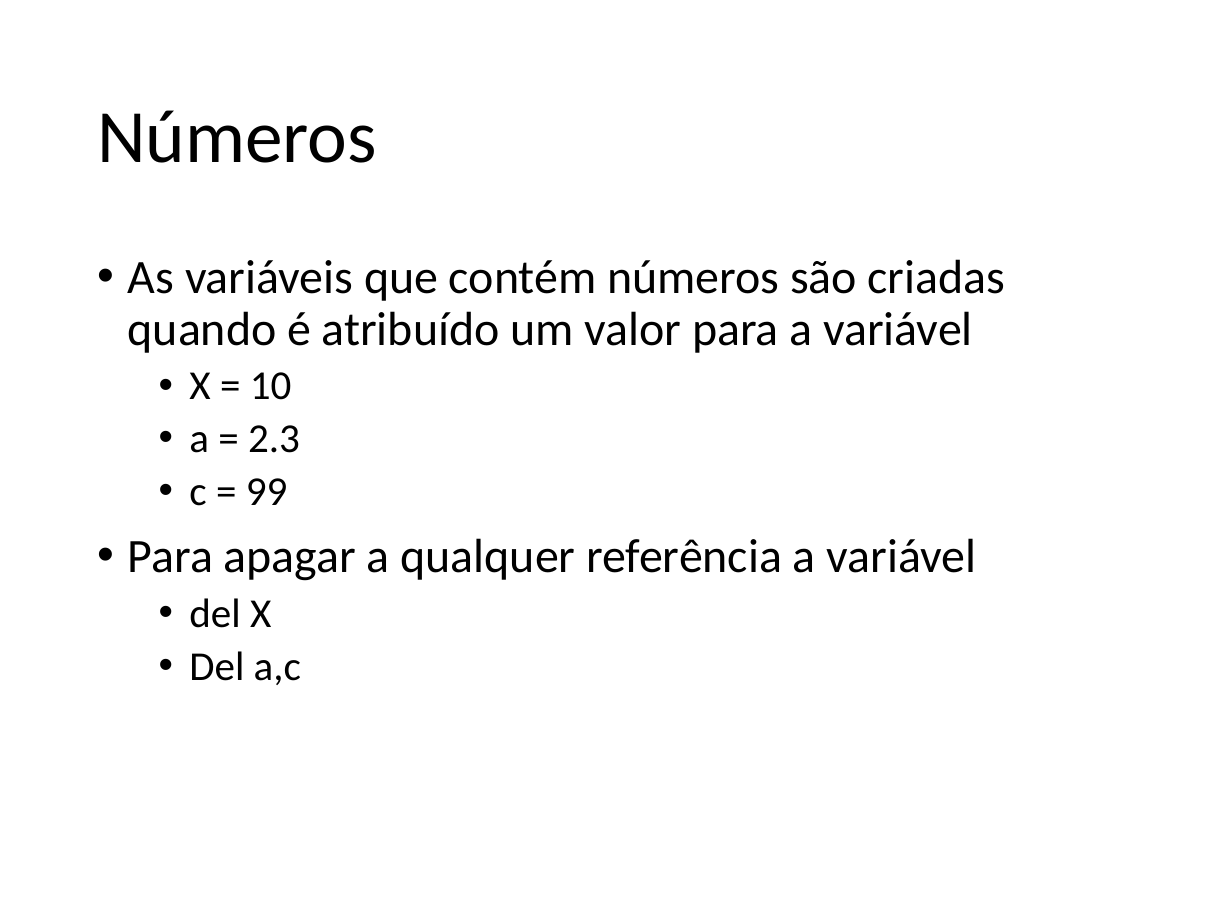
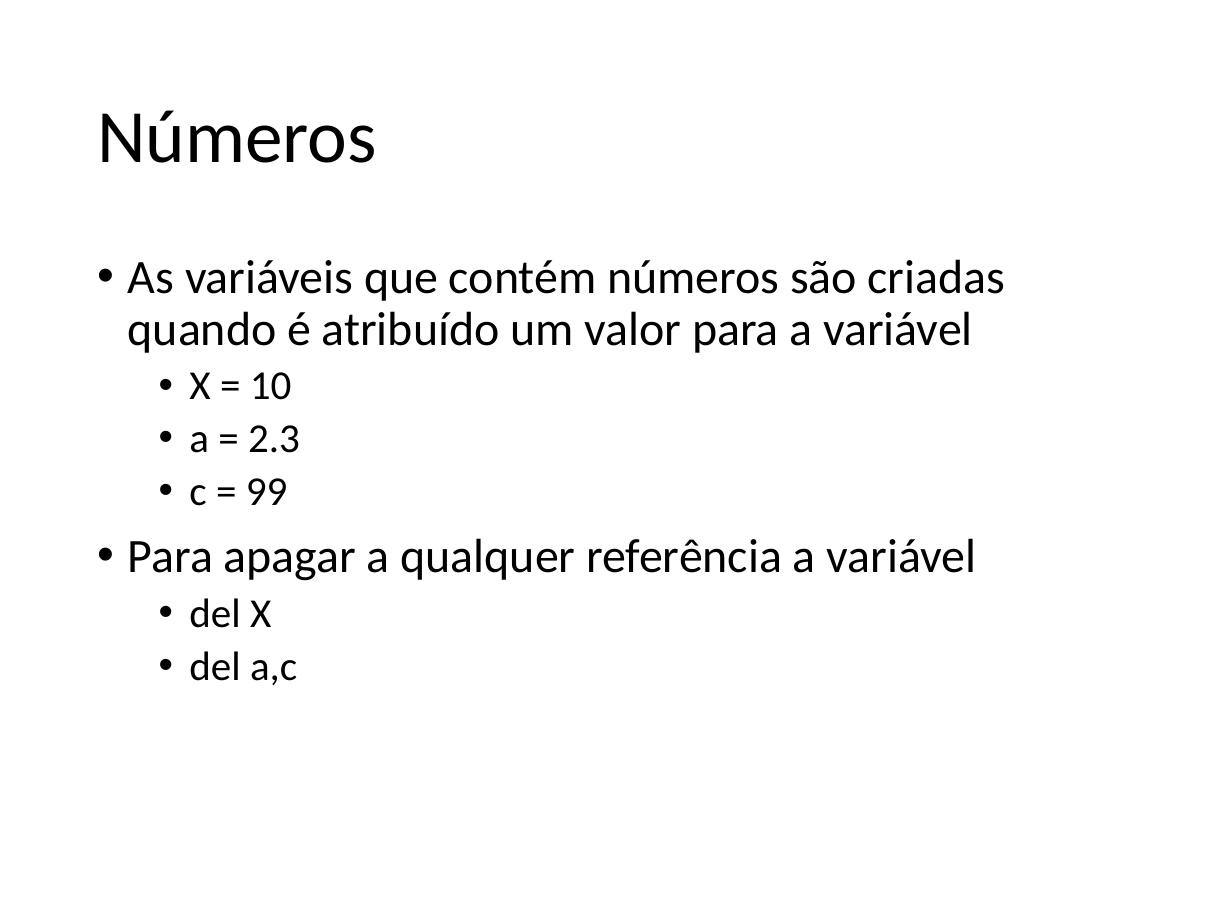
Before and after one commit to fernandoFernandeSantos/minicurso_python_2019, a slide deck: slide 27 of aula.pptx (slide 24 before the commit). Drawn at 1232x924 pixels with LibreOffice and Linux fonts; fonts in the diff are those of the drawing. Boxes give left, top, right and bottom in pixels: in the first picture for what was removed or moved away, otherwise in the second. Text is boxed around its words. In the diff, an @@ line names an element or a change of style, - is before the commit and + after.

```diff
--- a/aula.pptx
+++ b/aula.pptx
@@ text at (189,651,297,685): text changed @@
-  • Del a,c
+  • del a,c
```
Also in this commit, not shown: 9 other slides changed, 10 slides added, 2 other files.
